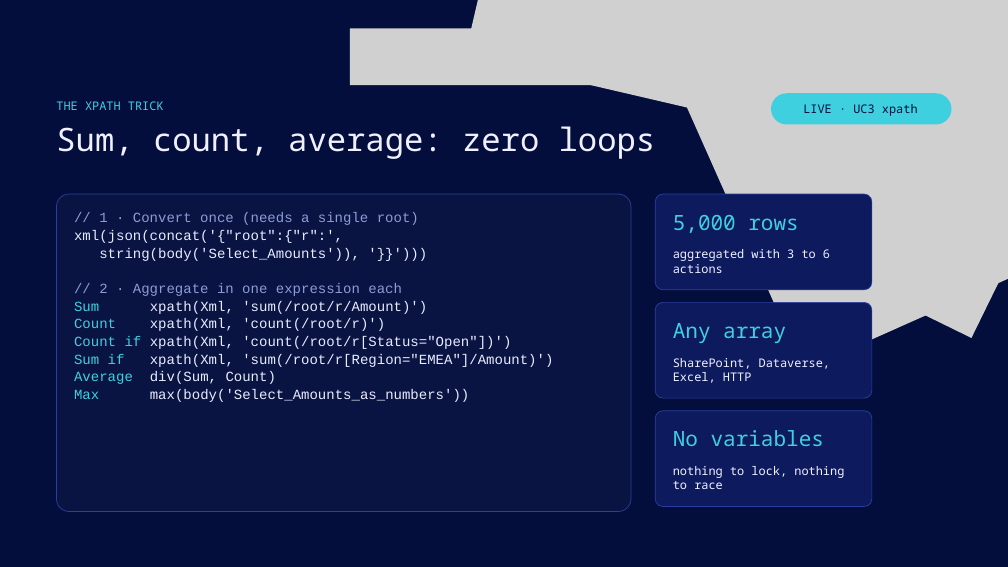
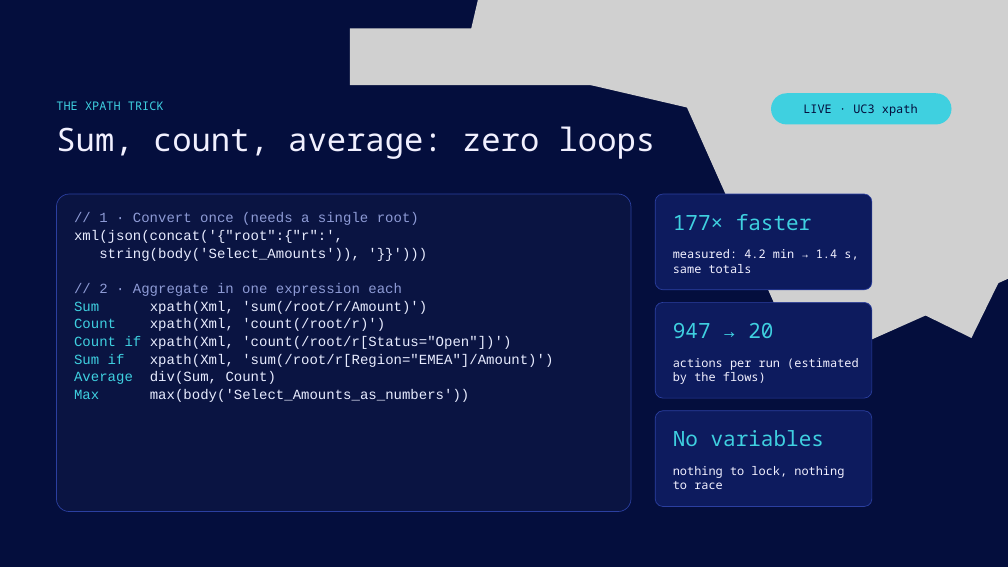
Before and after one commit to david-lorenzo88/power-automate-optimization-techniques, a slide deck: slide 16 of deck/From-Hours-to-Seconds.pptx (slide 15 before the commit). Drawn at 1008x567 pixels with LibreOffice and Linux fonts; fonts in the diff are those of the drawing; grey boxes stand for pictures; background and template pictures are left out. Boxes give left, top, right and bottom in pixels: in the first picture for what was removed or moved away, otherwise in the second. Text is boxed around its words. In the diff, an @@ line names an element or a change of style, - is before the commit and + after.

```diff
--- a/deck/From-Hours-to-Seconds.pptx
+++ b/deck/From-Hours-to-Seconds.pptx
@@ text at (673,214,812,230): text changed @@
-5,000 rows
+177× faster
@@ text at (673,249,858,273): text changed @@
-aggregated with 3 to 6 actions
+measured: 4.2 min → 1.4 s, same totals
@@ text at (673,323,773,338): text changed @@
-Any array
+947 → 20
@@ text at (673,358,859,384): text changed @@
-SharePoint, Dataverse, Excel, HTTP
+actions per run (estimated by the flows)
```
Also in this commit, not shown: 12 other slides changed, 3 slides added, 1 slide removed, 3 other files.
